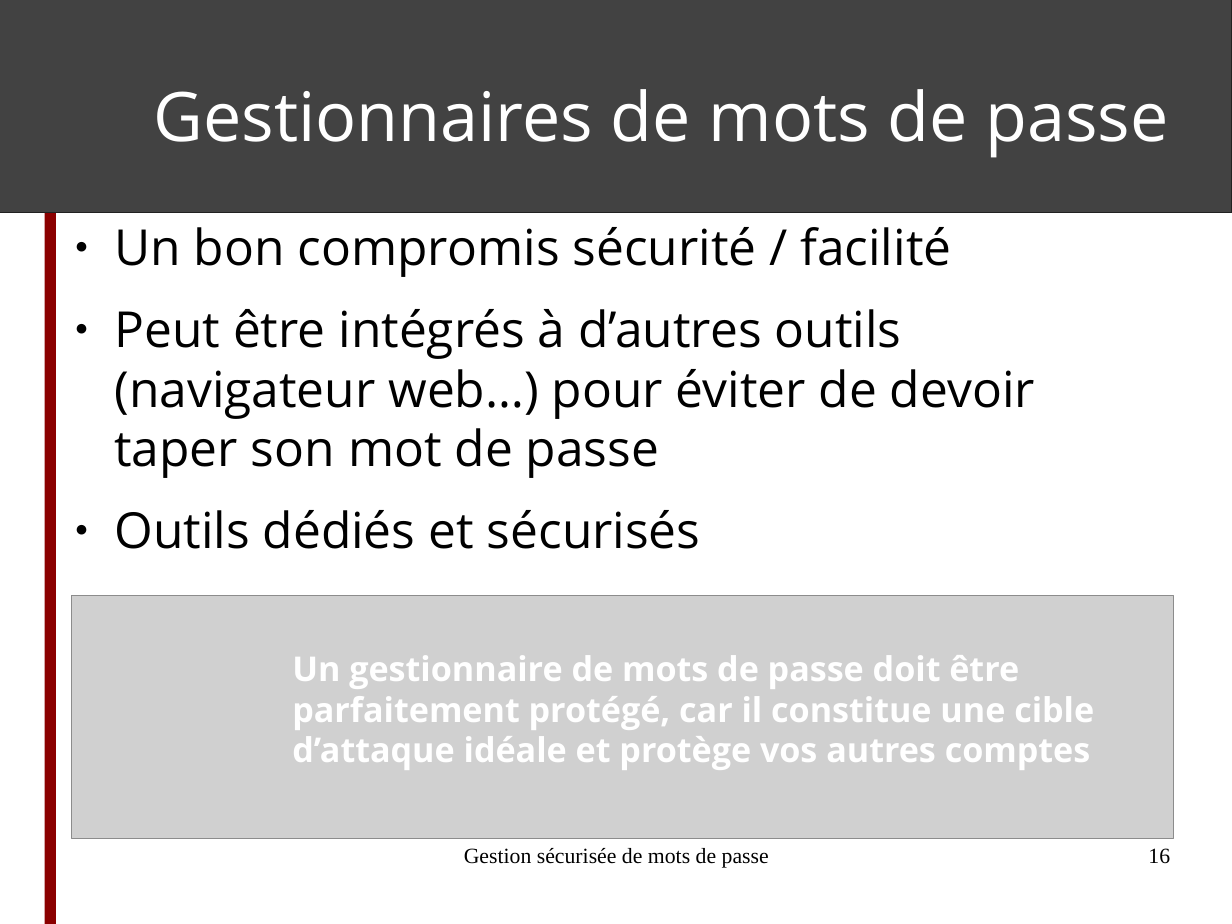
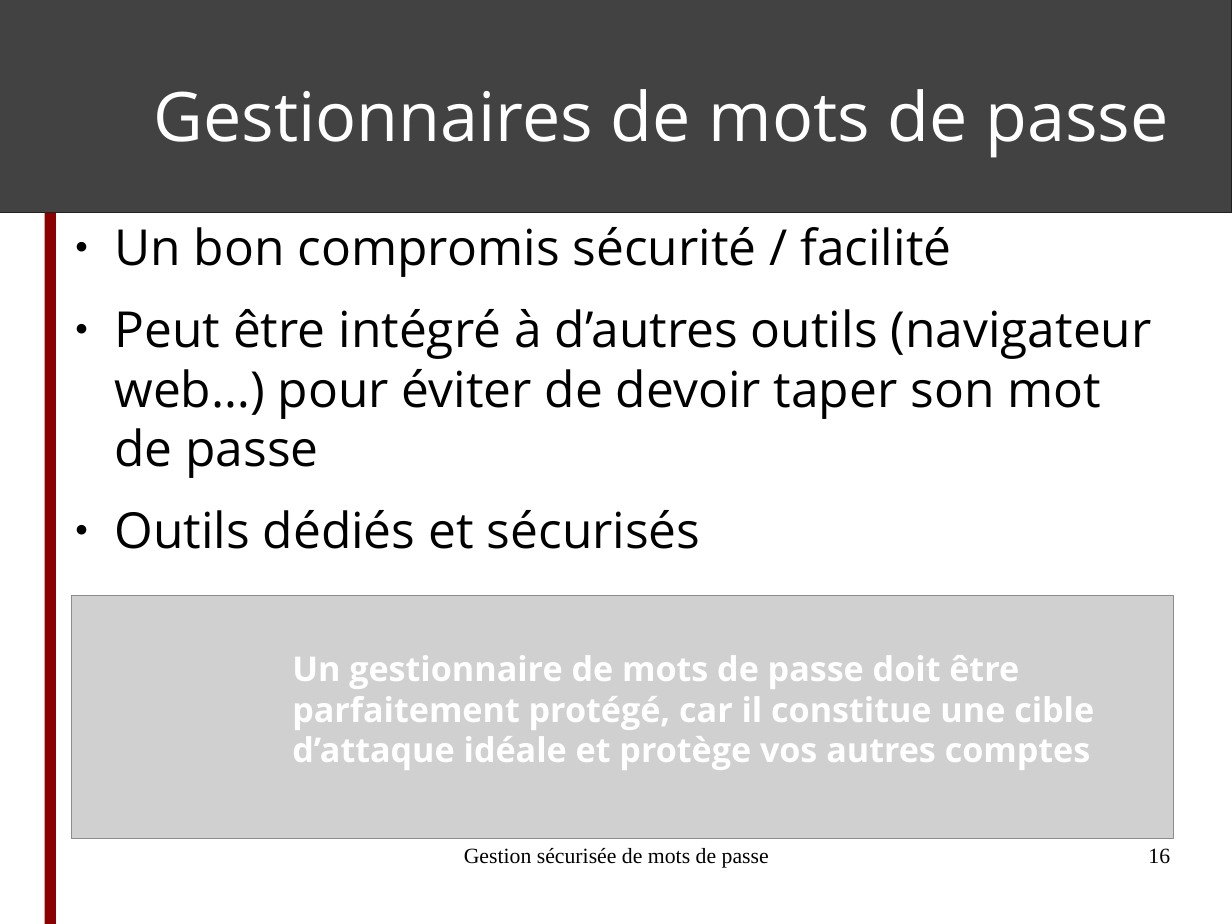
Before and after one commit to ftassy/Voyages-en-Cyberie, a slide deck: slide 16 of module_mots_de_passe/Gestion_securisee_de_mots_de_passe.odp. Drawn at 1232x924 pixels with LibreOffice and Linux fonts; fonts in the diff are those of the drawing; grey boxes stand for pictures. Boxes give left, top, right and bottom in pixels: in the first picture for what was removed or moved away, otherwise in the second. Text is boxed around its words. In the diff, an @@ line names an element or a change of style, - is before the commit and + after.

```diff
--- a/module_mots_de_passe/Gestion_securisee_de_mots_de_passe.odp
+++ b/module_mots_de_passe/Gestion_securisee_de_mots_de_passe.odp
@@ text at <box>114,309,1152,478</box>: text changed @@
-● Peut être intégrés à d’autres outils (navigateur web…) pour éviter de devoir taper son mot de passe
+● Peut être intégré à d’autres outils (navigateur web…) pour éviter de devoir taper son mot de passe
```
Also in this commit, not shown: 1 other slide changed, 2 other files.
